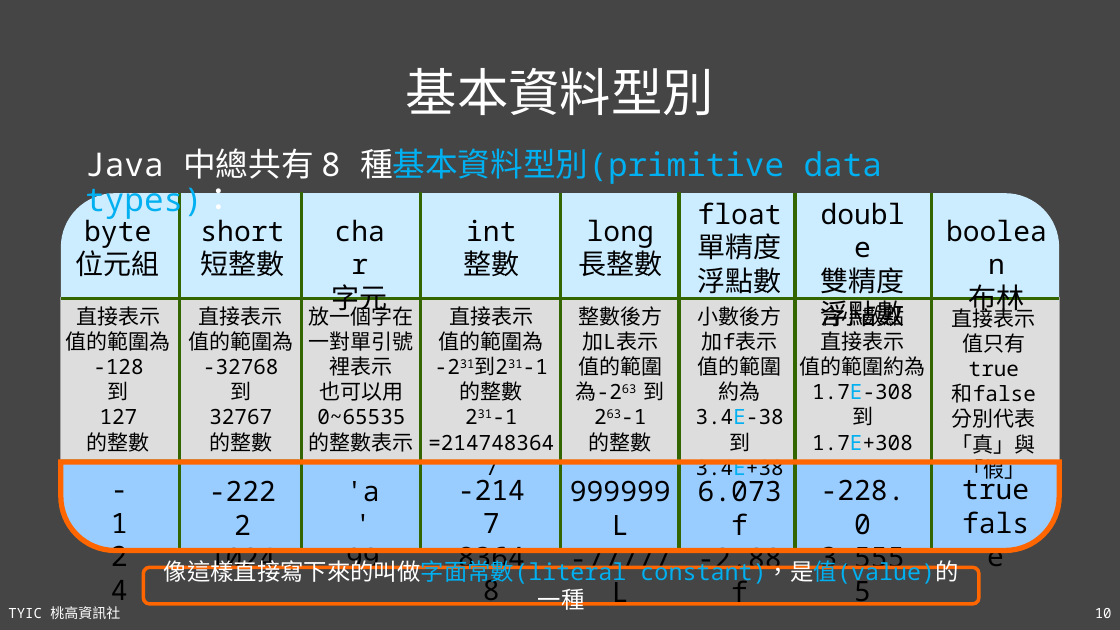
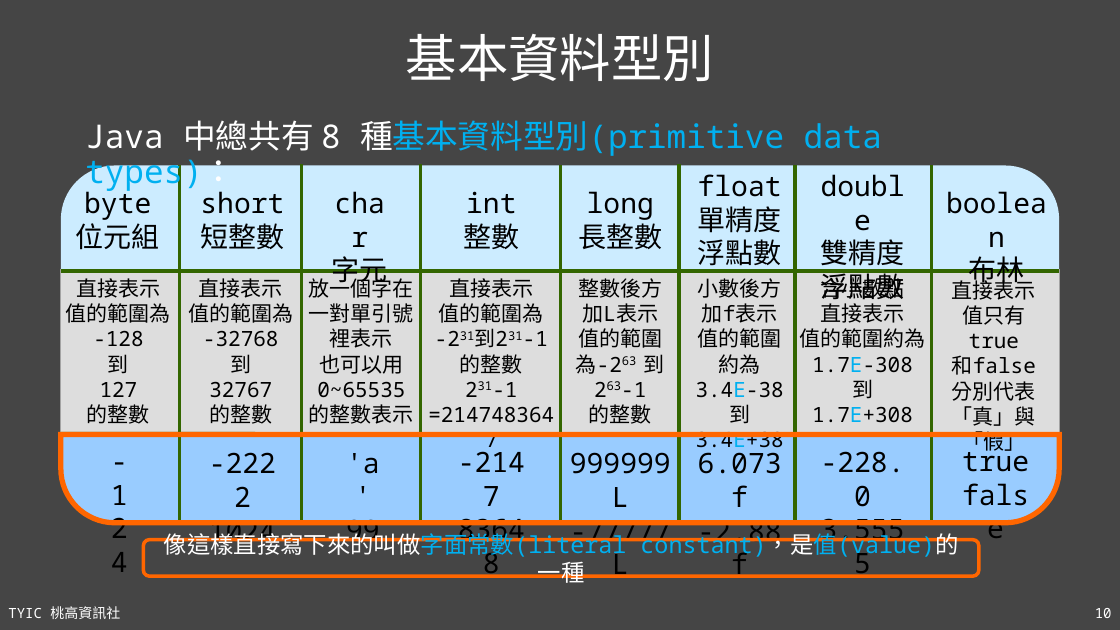
Before and after one commit to TYSHIC/slides, a slide deck: slide 10 of ppt/04_初探Java.pptx. Drawn at 1120x630 pixels with LibreOffice and Linux fonts; fonts in the diff are those of the drawing. Boxes give left, top, right and bottom in pixels: in the first picture for what was removed or moved away, otherwise in the second. Text is boxed around its words. In the diff, an @@ line names an element or a change of style, - is before the commit and + after.

Commit message:
04_basic_java

```diff
--- a/ppt/04_初探Java.pptx
+++ b/ppt/04_初探Java.pptx
@@ title "基本資料型別": place and size @@
-title "基本資料型別" at (406, 68, 714, 115)
+title "基本資料型別" at (406, 34, 714, 81)
@@ 9 lines, 2 texts, 1 freeform shape, 1 rectangle: place and size @@
-9 lines, 2 texts, 1 freeform shape, 1 rectangle at (60, 192, 1060, 550)
+9 lines, 2 texts, 1 freeform shape, 1 rectangle at (60, 165, 1060, 523)
@@ 23 texts, 2 freeform shapes, 1 rounded rectangle: place and size @@
-23 texts, 2 freeform shapes, 1 rounded rectangle at (60, 148, 1060, 604)
+23 texts, 2 freeform shapes, 1 rounded rectangle at (60, 120, 1060, 576)
```
Also in this commit, not shown: 4 other slides changed, 1 slide removed, 7 other files.
